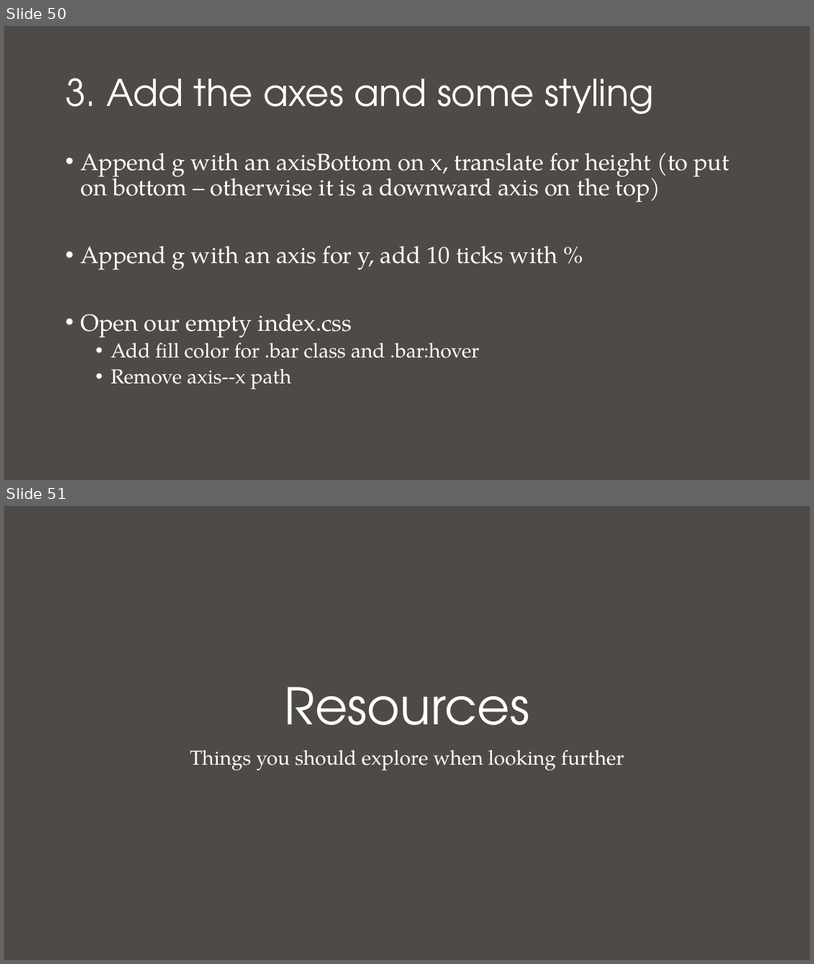
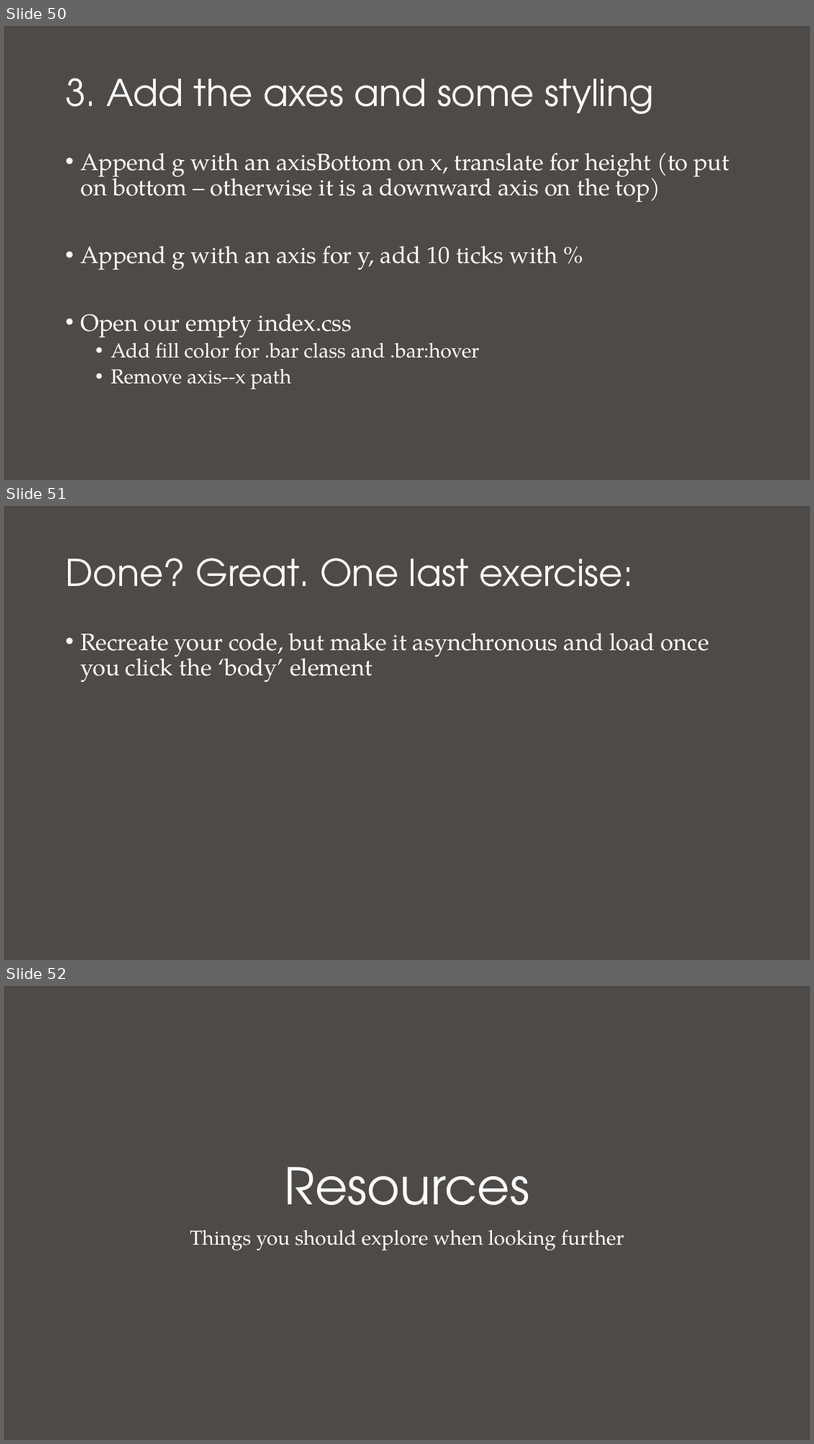
Before and after one commit to nuitrcs/Intro_to_d3_workshop, a slide deck: Introduction to D3.pptx. Shown one above the other, each under a label of ours: slides 50 and 51 before the commit, slides 50, 51 and 52 after it. The pictures are 814x964 and 814x1444 pixels, drawn with LibreOffice and Linux fonts; fonts in the diff are those of the drawing. Boxes give left, top, right and bottom in pixels: in the first picture for what was removed or moved away, otherwise in the second. Text is boxed around its words. In the diff, an @@ line names an element or a change of style, - is before the commit and + after.

```diff
--- a/Introduction to D3.pptx
+++ b/Introduction to D3.pptx
@@ slide 51 added at [4, 506, 810, 960], background #4E4A47 @@
@@ title added at [65, 558, 633, 587], 44 pt, text #FFFFFF @@
+Done? Great. One last exercise:
@@ text added at [80, 633, 710, 682], 28 pt, text #FFFFFF @@
+• Recreate your code, but make it asynchronous and load once you click the ‘body’ element
@@ what was slide 51 is now slide 52 @@
```
Also in this commit, not shown: 1 slide changed, 5 other files.
